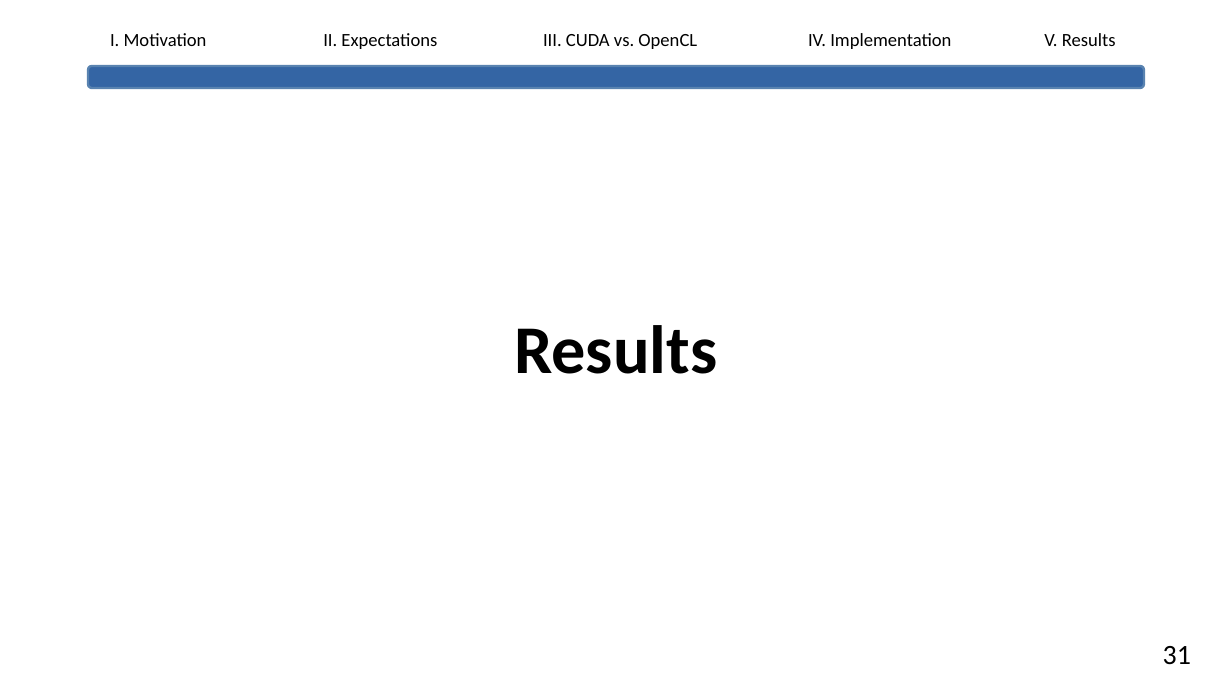
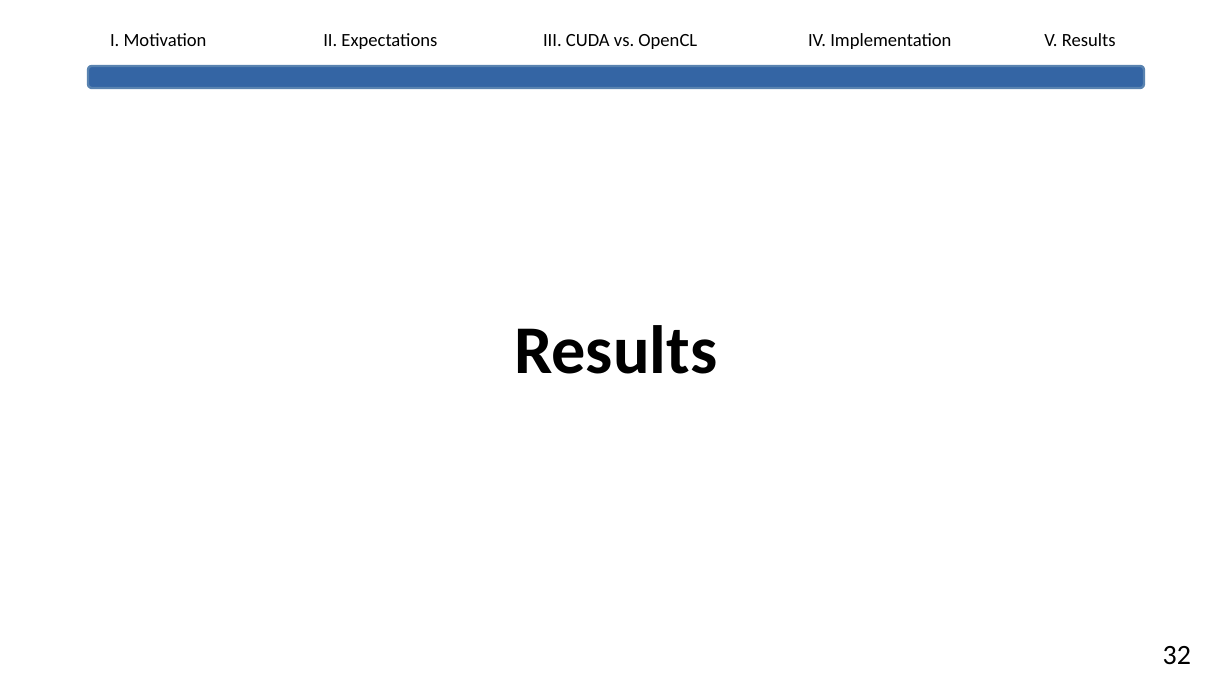
Before and after one commit to lhahner/opti-perf, a slide deck: slide 33 of docs/presentation/final-presentation.odp. Drawn at 1232x693 pixels with LibreOffice and Linux fonts; fonts in the diff are those of the drawing. Boxes give left, top, right and bottom in pixels: in the first picture for what was removed or moved away, otherwise in the second. Text is boxed around its words. In the diff, an @@ line names an element or a change of style, - is before the commit and + after.

```diff
--- a/docs/presentation/final-presentation.odp
+++ b/docs/presentation/final-presentation.odp
@@ text at [1163,646,1191,665]: text changed @@
-31
+32
```
Also in this commit, not shown: 29 other slides changed, 1 other file.
